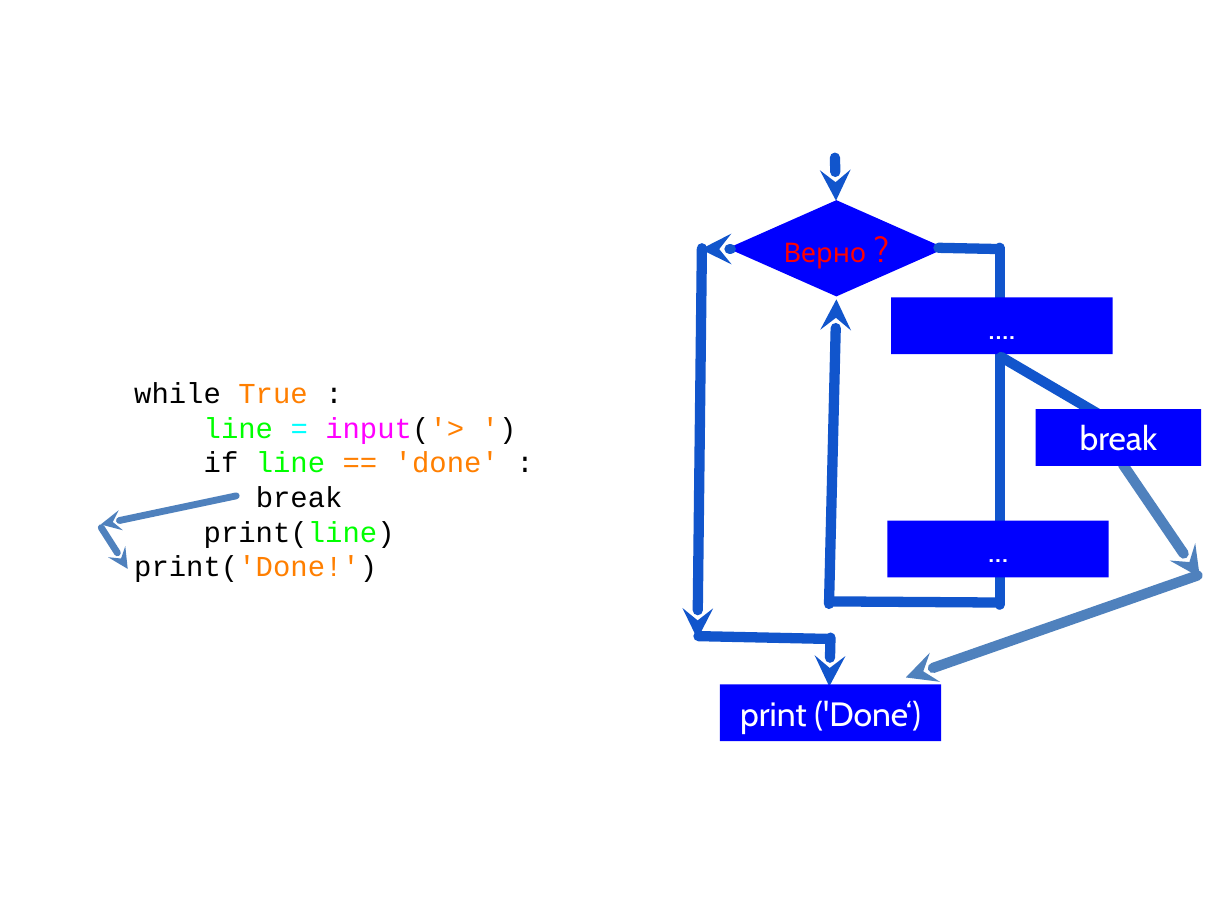
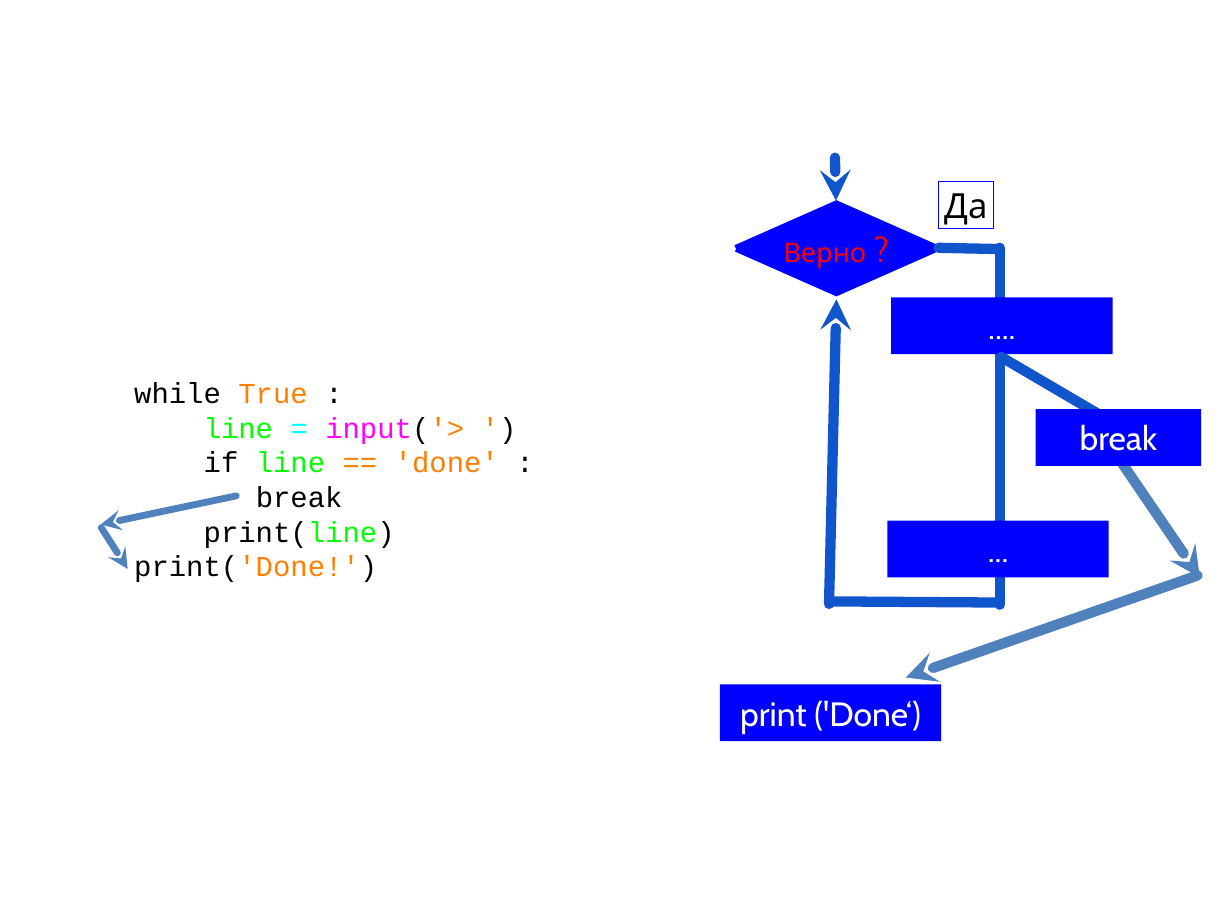
Before and after one commit to maxchv/LearnPython, a slide deck: slide 11 of week02/04.Loops.pptx (slide 10 before the commit). Drawn at 1232x924 pixels with LibreOffice and Linux fonts; fonts in the diff are those of the drawing. Boxes give left, top, right and bottom in pixels: in the first picture for what was removed or moved away, otherwise in the second. Text is boxed around its words. In the diff, an @@ line names an element or a change of style, - is before the commit and + after.

```diff
--- a/week02/04.Loops.pptx
+++ b/week02/04.Loops.pptx
@@ rectangle added at bbox=[939, 181, 994, 228], outline #0000FF 0.75 pt, 20.2 pt, text #000000 @@
+Да
@@ text added at bbox=[979, 196, 1022, 229], 20.2 pt, text #FFFFFF @@
+Да
@@ arrow (697, 639) - (702, 249): stroke #1155CC 6 pt to #FFFFFF 6 pt @@
@@ arrow (731, 249) - (701, 249): stroke #1155CC 6 pt to #FFFFFF 6 pt @@
@@ line (699, 636) - (829, 639): stroke #1155CC 6 pt to #FFFFFF 6 pt @@
@@ arrow (829, 686) - (830, 638): stroke #1155CC 6 pt to #FFFFFF 6 pt @@
```
Also in this commit, not shown: 11 other slides changed, 8 slides added, 1 slide removed, 8 other files.
